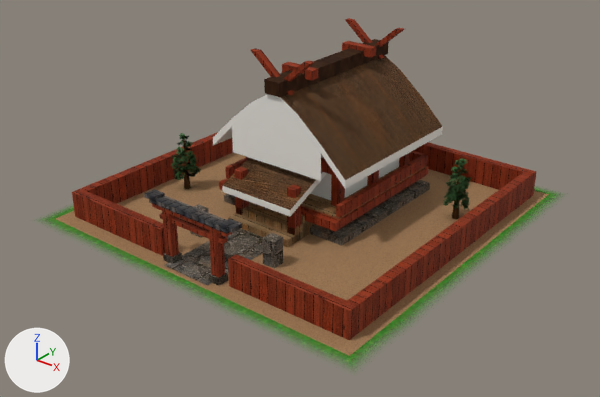
The Blender file buildings/cur/34_nara_shrine_kasuga/nara_shrine_kasuga.blend, before and after one commit.
One viewpoint serves both versions: a camera (50 mm lens) standing at (2.25, -2.88, 1.82) and looking at (0.05, -0.14, 0.11). The lights are fixed; the arrows at lower left show +X, +Y and +Z. The first picture is the older version.

Names of what the first picture shows: 'Tree_cedar_600', 'Tree_cedar_601', 'nara_shrine_kasuga_mesh'.
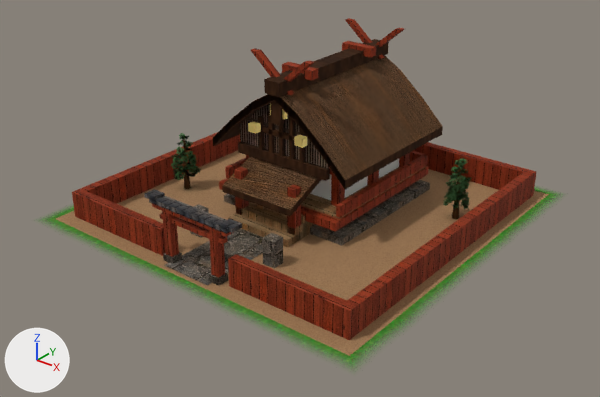
Location of each change, [x1, y1, x2, y2] in pixels of the pictures (600 x 397 px):
part 1 of me_nara_shrine_kasuga_mesh, added: after [238, 142, 330, 181]
part 2 of me_nara_shrine_kasuga_mesh, added: after [271, 101, 284, 126]
part 3 of me_nara_shrine_kasuga_mesh, added: after [270, 103, 288, 119]
part 4 of me_nara_shrine_kasuga_mesh, added: after [248, 121, 261, 134]
part 5 of me_nara_shrine_kasuga_mesh, added: after [294, 135, 307, 148]
part 6 of me_nara_shrine_kasuga_mesh, added: after [261, 126, 308, 144]
part 7 of me_nara_shrine_kasuga_mesh, added: after [258, 116, 265, 150]
part 8 of me_nara_shrine_kasuga_mesh, added: after [268, 111, 274, 153]
part 9 of me_nara_shrine_kasuga_mesh, added: after [279, 125, 285, 157]
part 10 of me_nara_shrine_kasuga_mesh, added: after [289, 117, 295, 160]
part 11 of me_nara_shrine_kasuga_mesh, added: after [299, 128, 305, 163]
part 12 of me_nara_shrine_kasuga_mesh, cut back: before [232, 100, 321, 181]; after [213, 95, 353, 190]
part 13 of me_nara_shrine_kasuga_mesh, recoloured: [213, 94, 443, 216] in both

The change, as a list of edits to the scene's bpy script:
```text
Add img_tsuma_kirengoshi_png:
    img_tsuma_kirengoshi_png = load_image('tsuma_kirengoshi.png', '../../../Texture/tsuma_kirengoshi.png', 512, 256, 'sRGB')
Add mat_nara_tsumakirengoshi:
    mat_nara_tsumakirengoshi = bpy.data.materials.new('Nara_TsumaKirengoshi')
    # uses the picture img_tsuma_kirengoshi_png
Add mat_nara_goldfinial:
    mat_nara_goldfinial = principled_material('Nara_GoldFinial')
    mat_nara_goldfinial.base_color = (0.76, 0.58, 0.18)  # yellow #e2c876
    mat_nara_goldfinial.metallic = 0.35
    mat_nara_goldfinial.roughness = 0.45
    mat_nara_goldfinial.specular_ior_level = 0.14
Change me_nara_shrine_kasuga_mesh:
    used by ob_nara_shrine_kasuga_mesh; location = (0.0, 0.0, 0.0)
    remove me_nara_shrine_kasuga_mesh.from_pydata(...)  # 472 vertices, 347 faces; spans x -0.95..0.95, y -0.95..0.95, z 0.0..0.8
    add me_nara_shrine_kasuga_mesh.from_pydata(...)  # 754 vertices, 527 faces; spans x -0.95..0.95, y -0.95..0.95, z 0.0..0.8
    me_nara_shrine_kasuga_mesh part 1: a new loose piece, a box spanning x -0.26..0.26, y -0.213..-0.185, z 0.292..0.34, in mat_nara_wooddark
    me_nara_shrine_kasuga_mesh part 2: a new loose piece, a box spanning x -0.029..0.029, y -0.241..-0.217, z 0.502..0.609, in mat_nara_wooddark
    me_nara_shrine_kasuga_mesh part 3: a new loose piece, a box spanning x -0.044..0.044, y -0.229..-0.213, z 0.532..0.594, in mat_nara_goldfinial (yellow #e2c876)
    me_nara_shrine_kasuga_mesh part 4: a new loose piece, a box spanning x -0.157..-0.113, y -0.25..-0.214, z 0.434..0.474, in mat_nara_goldfinial (yellow #e2c876)
    me_nara_shrine_kasuga_mesh part 5: a new loose piece, a box spanning x 0.113..0.157, y -0.25..-0.214, z 0.434..0.474, in mat_nara_goldfinial (yellow #e2c876)
    me_nara_shrine_kasuga_mesh part 6: a new loose piece, a box spanning x -0.146..0.146, y -0.211..-0.195, z 0.431..0.455, in mat_nara_wooddark
    me_nara_shrine_kasuga_mesh part 7: a new loose piece, a box spanning x -0.13..-0.11, y -0.211..-0.195, z 0.34..0.5, in mat_nara_wooddark
    me_nara_shrine_kasuga_mesh part 8: a new loose piece, a box spanning x -0.07..-0.05, y -0.211..-0.195, z 0.34..0.54, in mat_nara_wooddark
    me_nara_shrine_kasuga_mesh part 9: a new loose piece, a box spanning x -0.01..0.01, y -0.211..-0.195, z 0.34..0.581, in mat_nara_wooddark
    me_nara_shrine_kasuga_mesh part 10: a new loose piece, a box spanning x 0.05..0.07, y -0.211..-0.195, z 0.34..0.54, in mat_nara_wooddark
    me_nara_shrine_kasuga_mesh part 11: a new loose piece, a box spanning x 0.11..0.13, y -0.211..-0.195, z 0.34..0.5, in mat_nara_wooddark
    me_nara_shrine_kasuga_mesh part 12: 2 vertices removed from x -0.26..0.26, y -0.25, z 0.3; 55 vertices added at x -0.39..0.39, y -0.25..-0.19, z 0.3..0.66
    me_nara_shrine_kasuga_mesh part 13: 28 faces spanning x -0.39..0.39, y -0.39..0.57, z 0.17..0.66 switch from mat_nara_plaster (white #eceae3) to mat_nara_wooddark
    other edits to the shape of me_nara_shrine_kasuga_mesh do not show in these pictures
    add me_nara_shrine_kasuga_mesh.materials.append(mat_nara_goldfinial)  # yellow #e2c876
    add me_nara_shrine_kasuga_mesh.materials.append(mat_nara_tsumakirengoshi)
```
